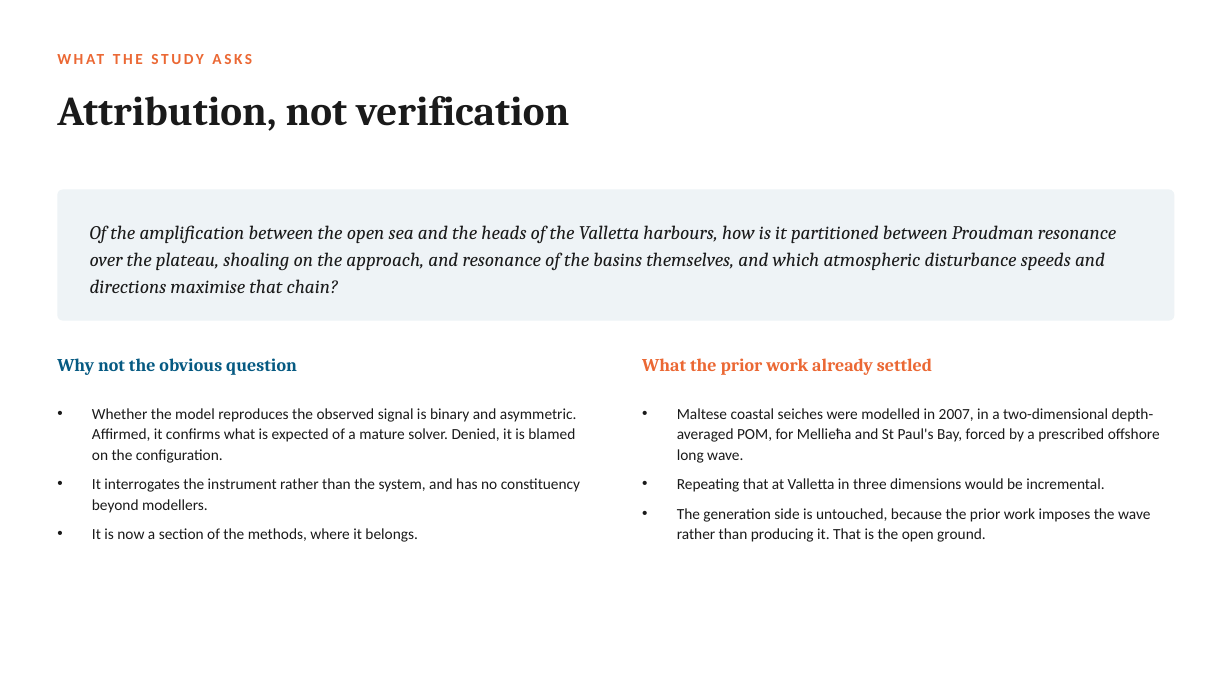
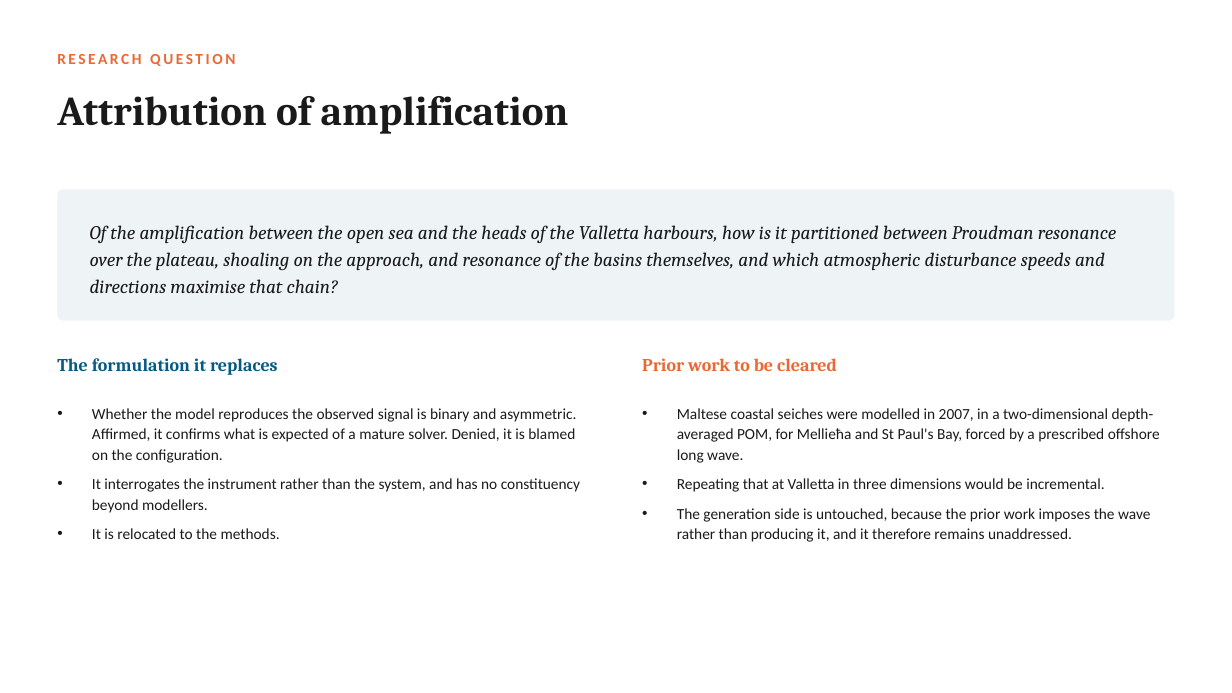
Before and after one commit to cicero-martins/MaltaDT, a slide deck: slide 8 of docs/valletta_model_concept_2026-09-25.pptx. Drawn at 1232x693 pixels with LibreOffice and Linux fonts; fonts in the diff are those of the drawing. Boxes give left, top, right and bottom in pixels: in the first picture for what was removed or moved away, otherwise in the second. Text is boxed around its words. In the diff, an @@ line names an element or a change of style, - is before the commit and + after.

```diff
--- a/docs/valletta_model_concept_2026-09-25.pptx
+++ b/docs/valletta_model_concept_2026-09-25.pptx
@@ text at bbox=[57, 54, 235, 66]: text changed @@
-WHAT THE STUDY ASKS
+RESEARCH QUESTION
@@ text at bbox=[57, 96, 569, 134]: text changed @@
-Attribution, not verification
+Attribution of amplification
@@ text at bbox=[57, 358, 278, 375]: text changed @@
-Why not the obvious question
+The formulation it replaces
@@ text at bbox=[642, 358, 837, 371]: text changed @@
-What the prior work already settled
+Prior work to be cleared
@@ text at bbox=[677, 508, 1150, 542]: text changed @@
-• The generation side is untouched, because the prior work imposes the wave rather than producing it. That is the open ground.
+• The generation side is untouched, because the prior work imposes the wave rather than producing it, and it therefore remains unaddressed.
@@ text at bbox=[92, 528, 280, 539]: text changed @@
-• It is now a section of the methods, where it belongs.
+• It is relocated to the methods.
```
Also in this commit, not shown: 8 other slides changed, 3 other files.
